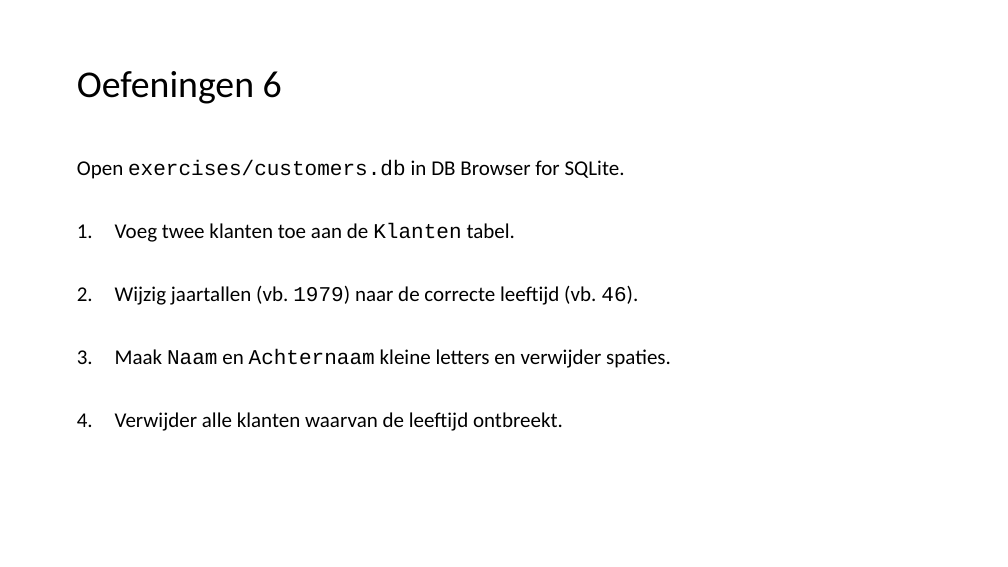
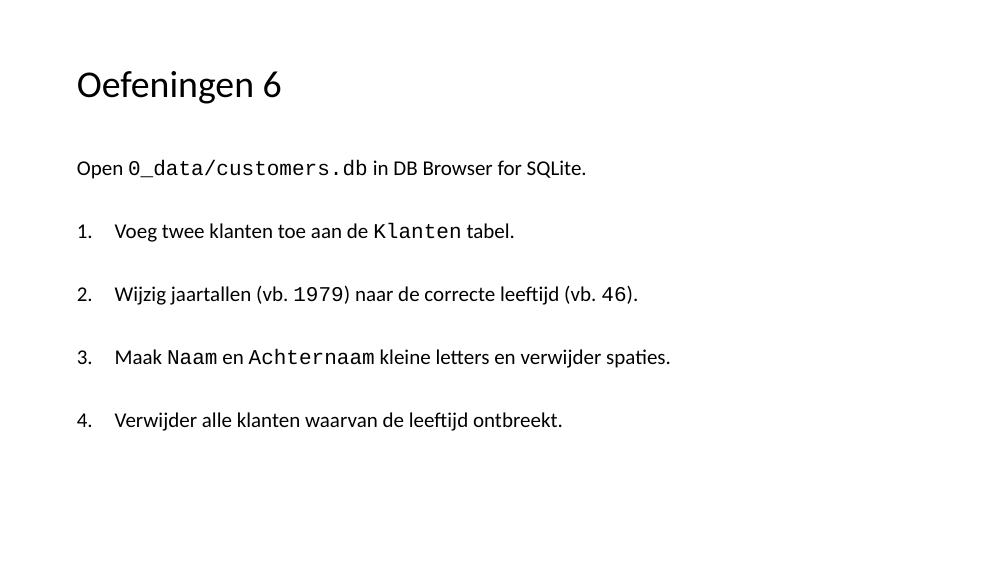
Before and after one commit to LFKoning/knowledge-sharing, a slide deck: slide 66 of sql_course/1_basics/1_basics.pptx. Drawn at 1008x567 pixels with LibreOffice and Linux fonts; fonts in the diff are those of the drawing. Boxes give left, top, right and bottom in pixels: in the first picture for what was removed or moved away, otherwise in the second. Text is boxed around its words. In the diff, an @@ line names an element or a change of style, - is before the commit and + after.

```diff
--- a/sql_course/1_basics/1_basics.pptx
+++ b/sql_course/1_basics/1_basics.pptx
@@ text at <box>77,160,587,179</box>: text changed @@
-Open exercises/customers.db in DB Browser for SQLite.
+Open 0_data/customers.db in DB Browser for SQLite.
```
Also in this commit, not shown: 2 other slides changed, 2 other files.
